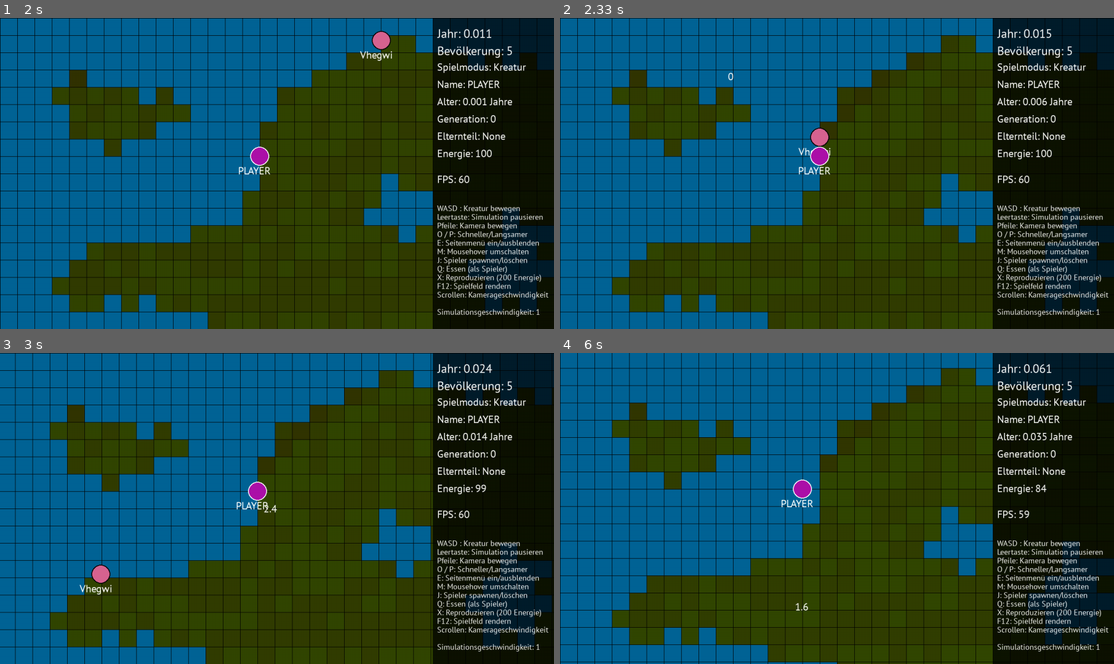
Above: before the commit, frames 1-4 (two rows, left to right).
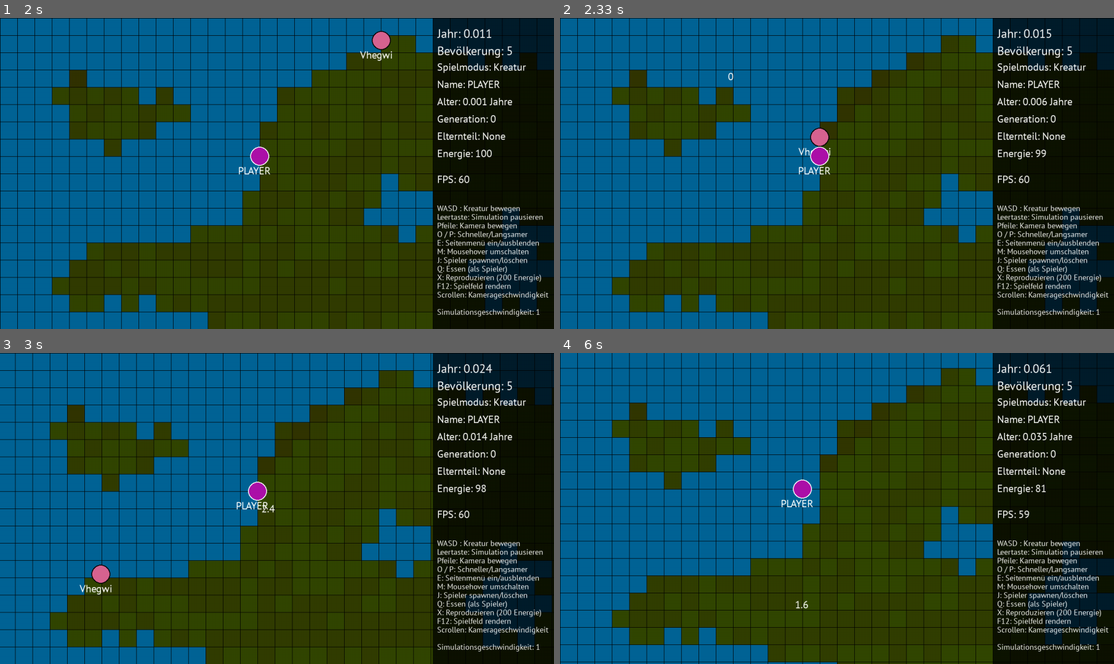
Above: after the commit, the same moments.

Repository: coding-lines/evolvers
Game: pygame game, started from evolversFiles/runGame_GUI.py
Same seed, same stepped clock (60 frames per second), same inputs: the game is played once before the commit and once after it.
Inputs (mouse positions are in pixels of both pictures, inside the frame that each line leads up to):
- Up to frame 1 (2 s): click "START" at 0.38 s; click "Neue Simulation" at 0.72 s; click "START" at 1.05 s; hold Right 1.33-1.8 s; move the mouse to (470, 210) at 1.37 s; tap J at 1.88 s
- Up to frame 2 (2.33 s): hold Up from 2.22 s (still down); move the mouse to (726, 61) at 2.25 s; tap Space at 2.28 s
- Up to frame 3 (3 s): release Up at 2.52 s; hold Right from 2.55 s (still down); hold D from 2.55 s (still down); move the mouse to (260, 492) at 2.58 s; tap Space at 2.62, 2.92 s
- Up to frame 4 (6 s): release Right at 3.02 s; release D at 3.02 s; hold Left 3.05-3.58 s; hold A 3.05-3.58 s; move the mouse to (981, 511) at 3.08 s; tap Space at 3.12, 3.42, 3.68, 4.02, 4.32, 4.45, 4.85, 5.15, 5.52, 5.92 s; tap J at 3.2, 4.53 s; hold Down 3.62-3.92 s; hold S 3.62-3.92 s; move the mouse to (897, 508) at 3.65 s; tap E at 3.77, 4.93 s; hold Left 3.95-4.35 s; hold A 3.95-4.35 s; move the mouse to (742, 626) at 3.98 s; hold Up 4.38-4.75 s; hold W 4.38-4.75 s; move the mouse to (1047, 589) at 4.42 s; hold Right 4.78-5.42 s; hold D 4.78-5.42 s; move the mouse to (925, 464) at 4.82 s; hold Down 5.45-5.82 s; hold S 5.45-5.82 s; move the mouse to (720, 458) at 5.48 s; hold Left from 5.85 s (still down); hold A from 5.85 s (still down); move the mouse to (792, 589) at 5.88 s

Frame 1 is identical in both runs. In frame 2, less than 0.1% of the frame differs, in the area x 85-89%, y 42-45%; in frame 3, less than 0.1%; in frame 4, less than 0.1%, in the area x 42-88%, y 42-83%.

Commit message:
Mousehover Text will now stay in place when moving the camera

Diff:
--- a/evolversFiles/runGame_GUI.py
+++ b/evolversFiles/runGame_GUI.py
@@ -141,6 +141,7 @@
     class draw:
         def onDrawFunction():
             if game.options.currentScreen == "game":
+                mPos = list(pygame.mouse.get_pos())
                 if not game.storage.cameraMoved:
                     game.storage.cameraSpeed = [0,0]
                 else:
@@ -174,7 +175,7 @@
                     posNew = mouseHoverEngine.assignClick(pos,game.storage.showSidebar,game.storage.cameraPos,game.storage.fieldSize)
                     if not posNew == None:
                         saturationText = game.storage.font.render(str(round(game.storage.gameWorld[1][floor(posNew[0])][floor(posNew[1])],1)), True, const.WHITE)
-                        screen.blit(saturationText,(pos[0], pos[1]+20))
+                        screen.blit(saturationText,(mPos[0], mPos[1]+20))
                 #KREATUREN
                 for c in range(0,len(game.storage.gameEntities)):
                     pos = [int((game.storage.gameEntities[c]["x"] - game.storage.cameraPos[0])*game.storage.fieldSize),int((game.storage.gameEntities[c]["y"] - game.storage.cameraPos[1])*game.storage.fieldSize)]
@@ -410,6 +411,8 @@
     class timedExecute:
         def onSecondFunction():
             game.storage.trueFPS = clock.get_fps()
+            if game.storage.playerInGame:
+                game.storage.playerInformation["energy"] -= 1
             #print(len(game.storage.gameEntities))
             if game.options.currentScreen == "game" and game.storage.simulationRunning:
                 game.storage.gameWorld = creatureEngine.runWorldIteration(game.storage.gameWorld)
